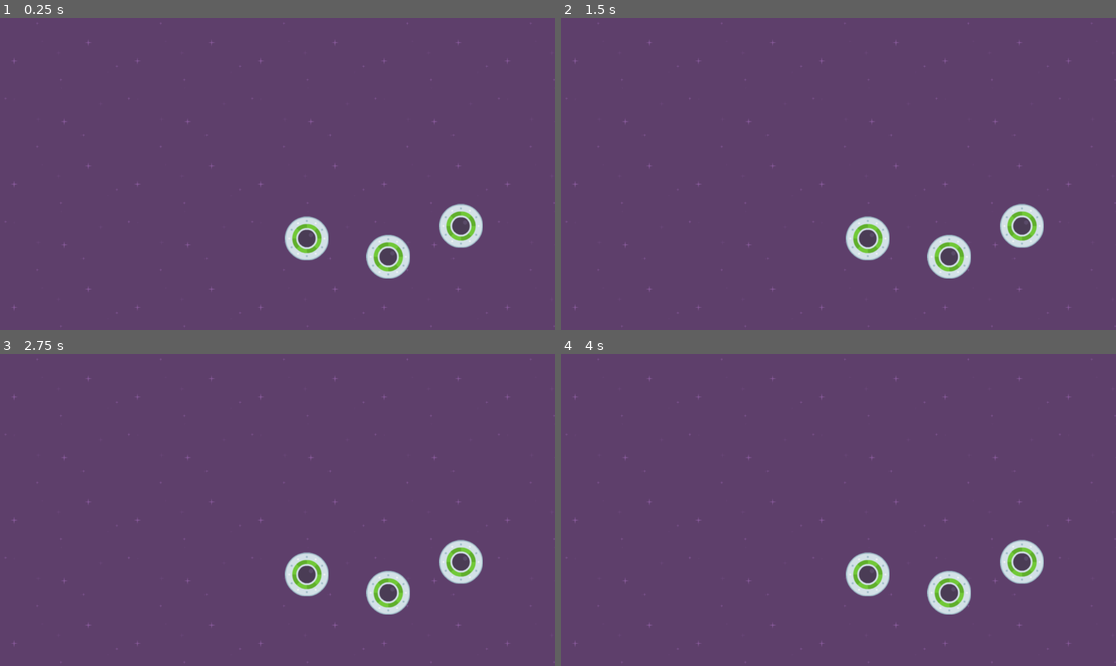
Above: before the commit, frames 1-4 (two rows, left to right).
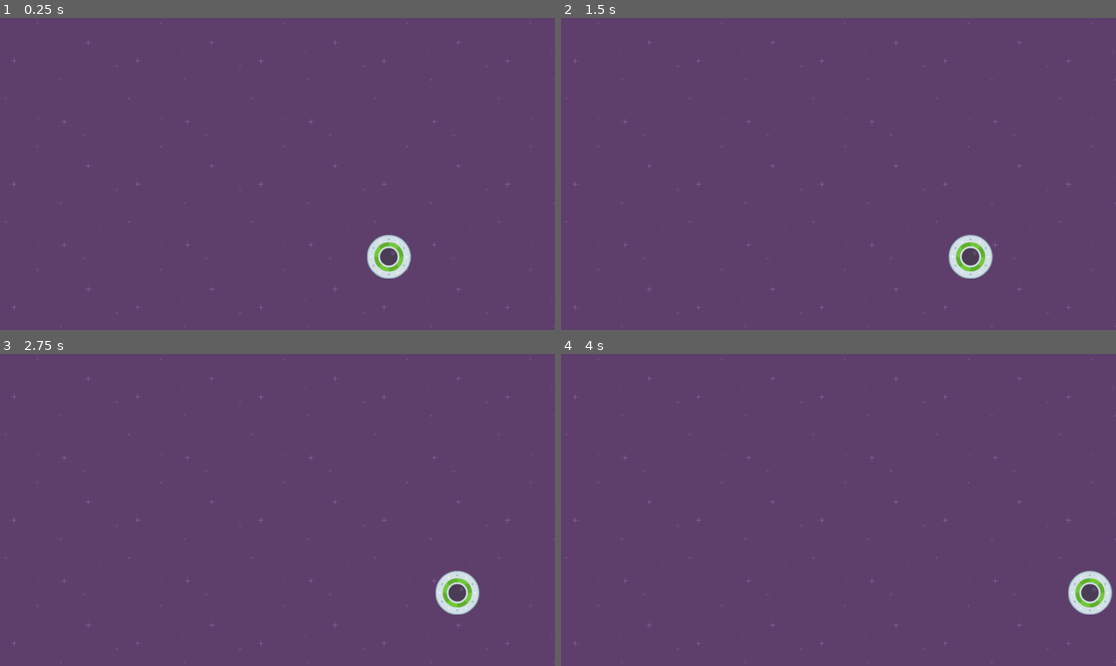
Above: after the commit, the same moments.

Repository: TommyVanAcker/speedy-saucer
Game: Godot game, scene res://level_1.tscn
Same seed, same stepped clock (60 frames per second), same inputs: the game is played once before the commit and once after it.
Inputs:
- Up to frame 1 (0.25 s): no input
- Up to frame 2 (1.5 s): no input
- Up to frame 3 (2.75 s): no input
- Up to frame 4 (4 s): no input

The runs differ from the first frame. In frame 1, 1.8% of the frame differs, in the area x 51-87%, y 59-84%; in frame 2, 2.8%; in frame 3, 2.9%; in frame 4, 3.1%, in the area x 51-100%, y 59-84%.

Commit message:
minor changes and apply force

Diff:
--- a/level.gd
+++ b/level.gd
@@ -3,4 +3,4 @@
 
 # Called when the node enters the scene tree for the first time.
 func _ready() -> void:
-	print("Hello World!")
+	pass
--- a/level_1.tscn
+++ b/level_1.tscn
@@ -16,9 +16,3 @@
 
 [node name="Player" parent="." instance=ExtResource("2_hbghi")]
 position = Vector2(806, 496)
-
-[node name="Player2" parent="." instance=ExtResource("2_hbghi")]
-position = Vector2(637, 458)
-
-[node name="Player3" parent="." instance=ExtResource("2_hbghi")]
-position = Vector2(957, 432)
--- a/player.gd
+++ b/player.gd
@@ -3,7 +3,7 @@
 
 # Called when the node enters the scene tree for the first time.
 func _ready() -> void:
-	printdoubled(50)
+	pass
 
-func printdoubled(input_number) -> void:
-	print(input_number * 2)
+func _physics_process(delta: float) -> void:
+	apply_force(Vector2(2500,0) * delta)
